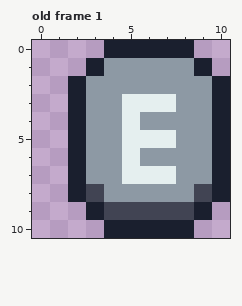
Pixel-art file, stored at Projetasso/Code Wars 2 - The Offline Server/new_sprites._/em_construçao/ui/E.aseprite. That is the earlier state.
32x32 pixels, 1 frame. Shown: old frame 1. The old version is drawn lined up with the new one, on the new canvas. The commit also changed other frames, which this record leaves out.
After:
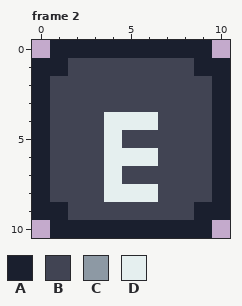
Palette (. is transparent): A #1a1f2e  B #414453  C #8d99a4  D #e5efef
A new or re-ordered frame is compared with the old frame closest to it.
Difference:
canvas 32x32 -> 11x11, the old top-left corner now at -8,-10 (the part of the old canvas that was cut away was empty and is not shown)
frames 1 -> 2
Changed rows in their new state; - is an unchanged pixel.
Frame 2 is new; against old frame 1:
first column x 0:
 0 -AAA-----A-
 1 AABBBBBBB-A
 2 ABBBBBBBBB-
 3 ABBBBBBBBB-
 4 ABBBD-DBBB-
 5 ABBBDBBBBB-
 6 ABBBD-DBBB-
 7 ABBBDBBBBB-
 8 ABB-DDDBB--
 9 AABB------A
10 -AAA-----A-
Pixel boxes of the changes (left, top, right, bottom) in both pictures:
changed: (32, 40, 230, 238)
